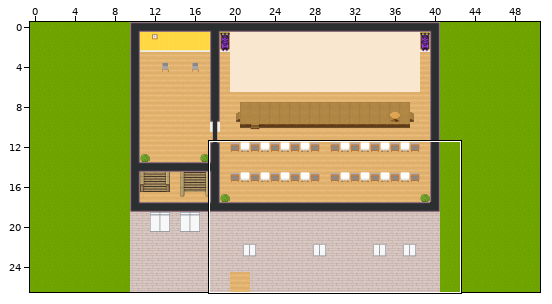
Level history. Tiled map (JSON): Second.tmj. Above: a wide view before the commit, with the close-up outlined.
Close-up. Before the commit:
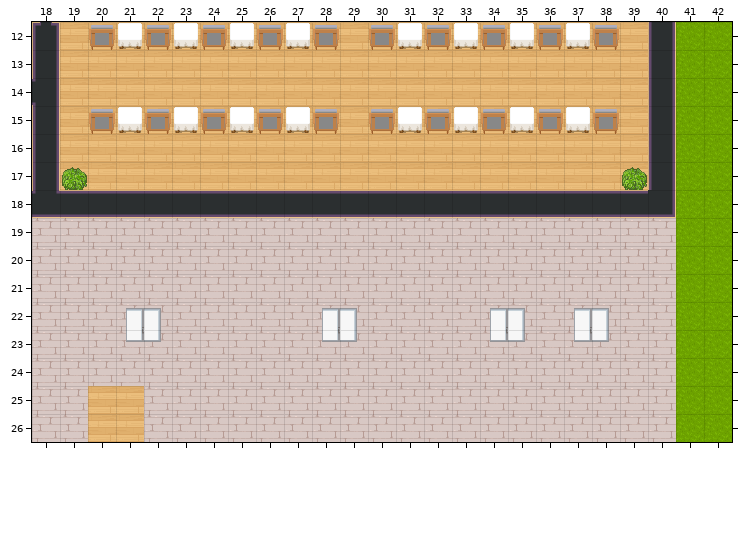
Cells are 32x32 px. Shown: x 18..42, y 12..26. The commit also changed other parts of the map, which this record leaves out. Not drawn, because the pictures are missing: unchanged layers "floor/carpet", "furniture/statue".
New version:
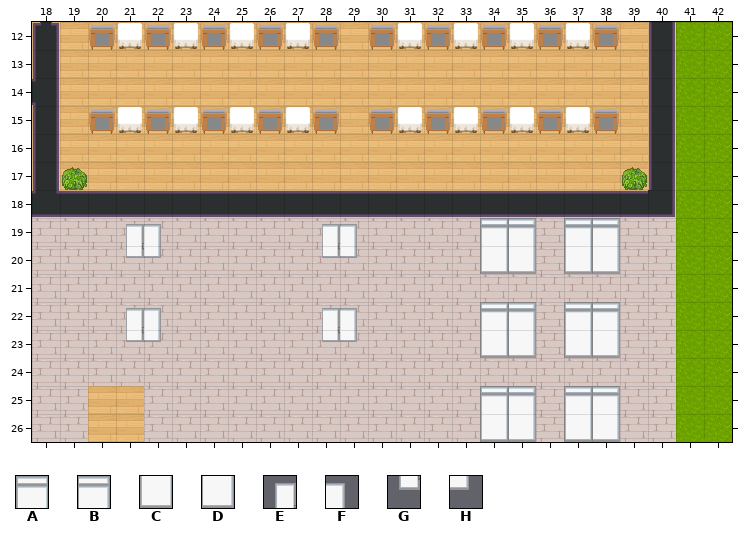
Key: from "WA_Room_Builder": A 732, B 733, C 757, D 758, E 775, F 776, G 800, H 801.
_ is an empty cell, . an unchanged one.
Change:
--- layer "furniture/window"
@@ x 21..38 @@
-19 __.....__....__.__
-20 __.....__....__.__
+19 EF.....EF....AB.AB
+20 GH.....GH....CD.CD
@@ x 34..38 @@
-22 EF.EF
-23 GH.GH
+22 AB.AB
+23 CD.CD
@@ x 34..38 @@
-25 __.__
-26 __.__
+25 AB.AB
+26 CD.CD
